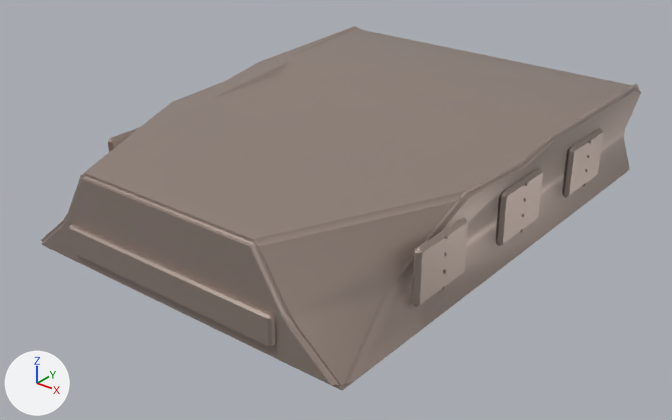
What one commit did to the glTF model prototype/assets/models/hulls/assault_hull.glb.
Rendered twice from a camera (50 mm lens) standing at (7.07, -9.32, 4.94) and looking at (0.0, -0.48, -0.54). Every picture has the same lights, and +X, +Y and +Z are marked at lower left. The older version comes first. Vertices at exactly the same position are counted once.

Names of what the first picture shows: 'assault_hull'.
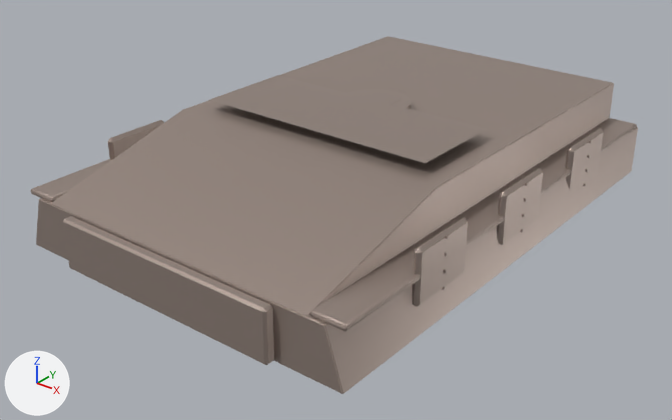
Commit message: Hull massing redesign: assault_hull AFV conversion (spec item 4)

Changed parts and their boxes (x1, y1, x2, y2) in the pictures (672 x 420 px):
'assault_hull', reshaped
    before: (41, 26, 641, 390)
    after: (31, 36, 638, 394)
part 1 of me_assault_hull_mesh, rebuilt (20% taller)
    before: (69, 224, 276, 348)
    after: (63, 216, 274, 365)
part 2 of me_assault_hull_mesh, added
    after: (31, 159, 111, 202)
part 3 of me_assault_hull_mesh, added
    after: (311, 118, 637, 331)
part 4 of me_assault_hull_mesh, added
    after: (36, 127, 638, 394)
part 5 of me_assault_hull_mesh, added
    after: (51, 36, 614, 316)
part 6 of me_assault_hull_mesh, cut back
    before: (41, 26, 641, 390)
    after: (109, 120, 160, 160)

What the commit changed:
me_assault_hull_mesh is used by ob_assault_hull; location (0.0, 0.0, 0.0).
me_assault_hull_mesh had 904 vertices, 1652 faces and spanned x -2.53..2.53, y -3.58..3.5, z -0.65..0.89.
me_assault_hull_mesh now has 1583 vertices, 2992 faces and spans x -2.53..2.53, y -3.64..3.5, z -0.65..0.79.
me_assault_hull_mesh part 1: the loose piece of 24 vertices spanning x -1.62..1.62, y -3.58..-3.42, z -0.45..-0.06 is rebuilt with 24 vertices and now spans x -1.62..1.62, y -3.64..-3.49, z -0.63..0.05.
me_assault_hull_mesh part 2: a new loose piece of 384 vertices spanning x -2.5..-2.05, y -3.46..3.46, z 0.05..0.13, in mat_assault_hull_mat (grey #aa9990).
me_assault_hull_mesh part 3: a new loose piece of 384 vertices spanning x 2.05..2.5, y -3.46..3.46, z 0.05..0.13, in mat_assault_hull_mat (grey #aa9990).
me_assault_hull_mesh part 4: a new loose piece of 89 vertices spanning x -2.5..2.5, y -3.5..3.5, z -0.65..0.06, in mat_assault_hull_mat (grey #aa9990).
me_assault_hull_mesh part 5: a new loose piece of 74 vertices spanning x -2.05..2.05, y -3.49..3.5, z 0.06..0.65, in mat_assault_hull_mat (grey #aa9990).
Part 6, on me_assault_hull_mesh:
252 vertices are removed from x -2.5..2.5, y -3.5..3.5, z -0.65..0.89.
539 faces are deleted.
10 vertices move within x -2.45, y -2.24..-1.26, z -0.29..0.42.
33 new faces join them.
